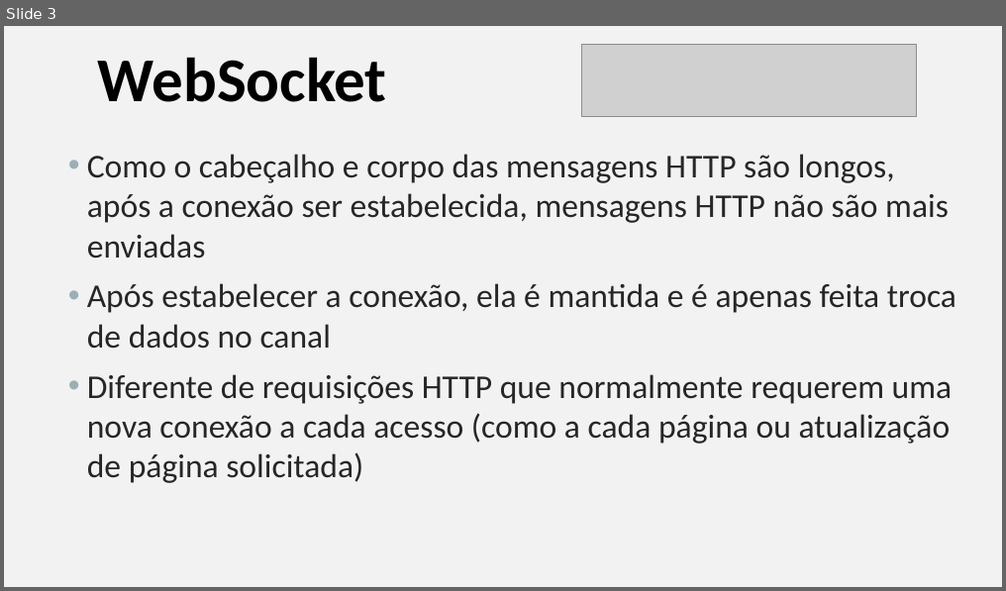
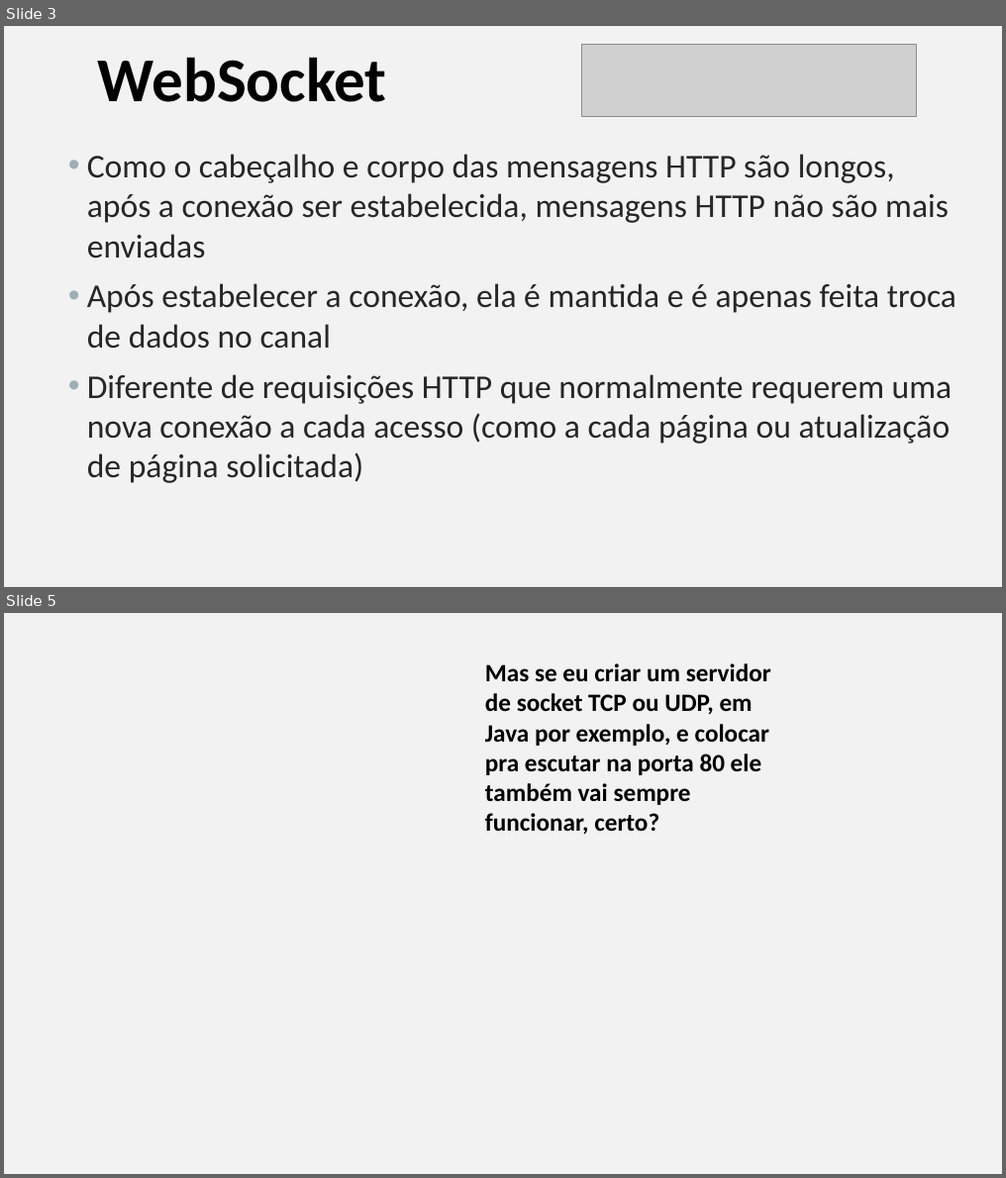
Before and after one commit to manoelcampos/sistemas-distribuidos, a slide deck: projects/02-websocket-chat-nodejs/websocket.pptx. Shown one above the other, each under a label of ours: slide 3 before the commit, slides 3 and 5 after it; the slides between them are not shown. The pictures are 1006x591 and 1006x1178 pixels, drawn with LibreOffice and Linux fonts; fonts in the diff are those of the drawing; grey boxes stand for pictures; background and template pictures are left out. Boxes give left, top, right and bottom in pixels: in the first picture for what was removed or moved away, otherwise in the second. Text is boxed around its words. In the diff, an @@ line names an element or a change of style, - is before the commit and + after.

Commit message:
Atualiza apresentação de WebSocket
- Mostra que ser amigável a firewalls não
  é apenas uma questão de usar a porta 80
- Fala sobre ferramentas de Deep Packet Inspection

```diff
--- a/projects/02-websocket-chat-nodejs/websocket.pptx
+++ b/projects/02-websocket-chat-nodejs/websocket.pptx
@@ slide 5 added at box(4, 613, 1002, 1174), background picture (left out) @@
@@ text added at box(485, 663, 771, 835), 24 pt, text #000000, bold @@
+Mas se eu criar um servidor de socket TCP ou UDP, em Java por exemplo, e colocar pra escutar na porta 80 ele também vai sempre funcionar, certo?
```
Also in this commit, not shown: 1 slide changed, 3 other slides added.
